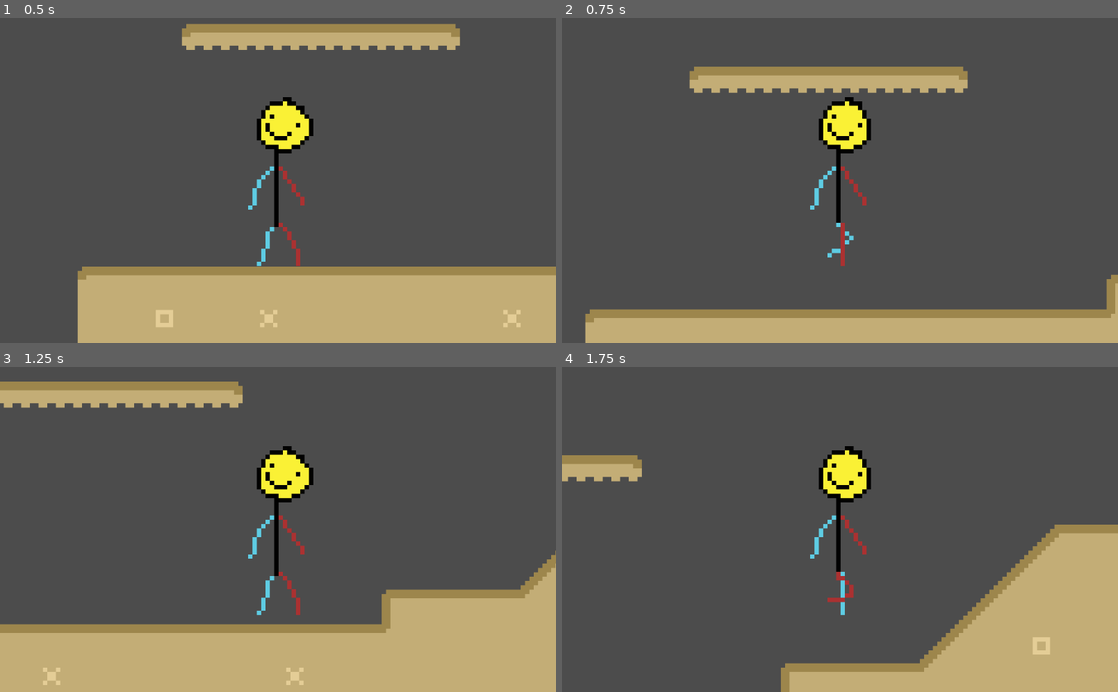
Above: before the commit, frames 1-4 (two rows, left to right).
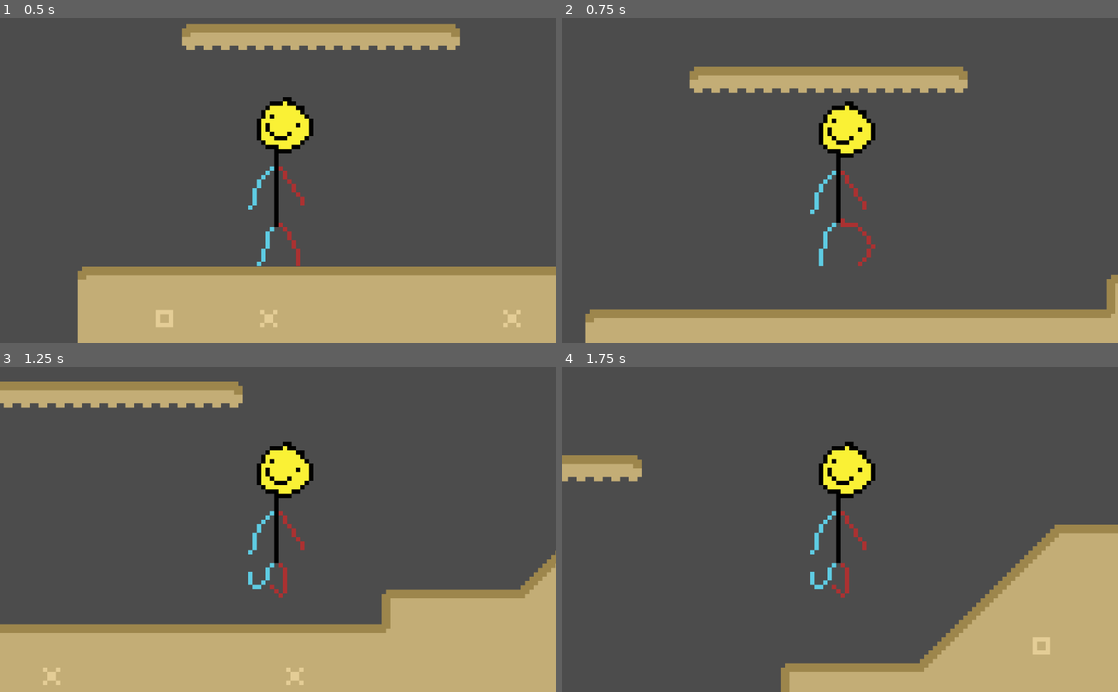
Above: after the commit, the same moments.

Repository: LegendOfCatBro/project_mild
Game: Godot game, scene res://Level1.tscn
Same seed, same stepped clock (60 frames per second), same inputs: the game is played once before the commit and once after it.
Inputs:
- Up to frame 1 (0.5 s): no input
- Up to frame 2 (0.75 s): tap Enter at 0.5 s; hold D (right) from 0.53 s (still down); hold W (up) from 0.53 s (still down)
- Up to frame 3 (1.25 s): keep holding D (right); keep holding W (up)
- Up to frame 4 (1.75 s): keep holding D (right); release W (up) at 1.28 s; tap W (up) at 1.35, 1.52 s

Frame 1 is identical in both runs. In frame 2, 1.4% of the frame differs, in the area x 44-57%, y 24-77%; in frame 3, 1.4%; in frame 4, 1.5%, in the area x 44-57%, y 22-77%.

Commit message:
fuckin with anims

Diff:
--- a/src/Level1.tscn
+++ b/src/Level1.tscn
@@ -1,12 +1,28 @@
-[gd_scene load_steps=37 format=2]
+[gd_scene load_steps=41 format=2]
 
 [ext_resource path="res://player.gd" type="Script" id=1]
 [ext_resource path="res://assets/tilemap1_placeholder.png" type="Texture" id=2]
 [ext_resource path="res://assets/my_guy_sheet.png" type="Texture" id=3]
+[ext_resource path="res://assets/my_guy2-Sheet.png" type="Texture" id=4]
 
 [sub_resource type="CapsuleShape2D" id=1]
 radius = 62.0
 height = 192.0
+
+[sub_resource type="AtlasTexture" id=34]
+flags = 4
+atlas = ExtResource( 4 )
+region = Rect2( 0, 0, 128, 320 )
+
+[sub_resource type="AtlasTexture" id=35]
+flags = 4
+atlas = ExtResource( 4 )
+region = Rect2( 128, 0, 128, 320 )
+
+[sub_resource type="AtlasTexture" id=36]
+flags = 4
+atlas = ExtResource( 4 )
+region = Rect2( 256, 0, 128, 320 )
 
 [sub_resource type="AtlasTexture" id=29]
 flags = 4
@@ -30,6 +46,11 @@
 
 [sub_resource type="SpriteFrames" id=33]
 animations = [ {
+"frames": [ SubResource( 34 ), SubResource( 35 ), SubResource( 36 ) ],
+"loop": false,
+"name": "hops",
+"speed": 10.0
+}, {
 "frames": [ SubResource( 29 ), SubResource( 30 ), SubResource( 31 ), SubResource( 32 ) ],
 "loop": true,
 "name": "walk",
@@ -728,7 +749,7 @@
 position = Vector2( 1, -2 )
 rotation = 0.00076658
 frames = SubResource( 33 )
-animation = "walk"
+animation = "hops"
 
 [node name="TileMap" type="TileMap" parent="."]
 tile_set = SubResource( 28 )
--- a/src/player.gd
+++ b/src/player.gd
@@ -19,6 +19,7 @@
 		sprite.play("walk")
 	#this is shitty, optimize it later!!!
 	if is_on_floor() and Input.is_action_pressed("up"):
+		sprite.play("hops")
 		velocity.y = jump_power
 		snap = Vector2.ZERO
 	else:
@@ -38,8 +39,9 @@
 	"""
 func _physics_process(delta):
 	get_input()
-	if abs(velocity.x) < 1 and sprite.is_playing():
+
+	#why does it still process x movement even with the .y???
+	velocity.y = move_and_slide_with_snap(velocity, snap, Vector2.UP, true).y
+	if abs(velocity.x) < 1 and abs(velocity.y) < 0.1 and sprite.is_playing():
 		sprite.stop()
 		sprite.set_frame(0)
-	#why does it still process x movement even with the .y???
-	velocity.y = move_and_slide_with_snap(velocity, snap, Vector2.UP, true).y
Binary file added: src/assets/my_guy.aseprite
Binary file added: src/assets/my_guy2-Sheet.png
Not shown, added: src/assets/my_guy2-Sheet.png.import
Binary file added: src/assets/my_guy2.aseprite
